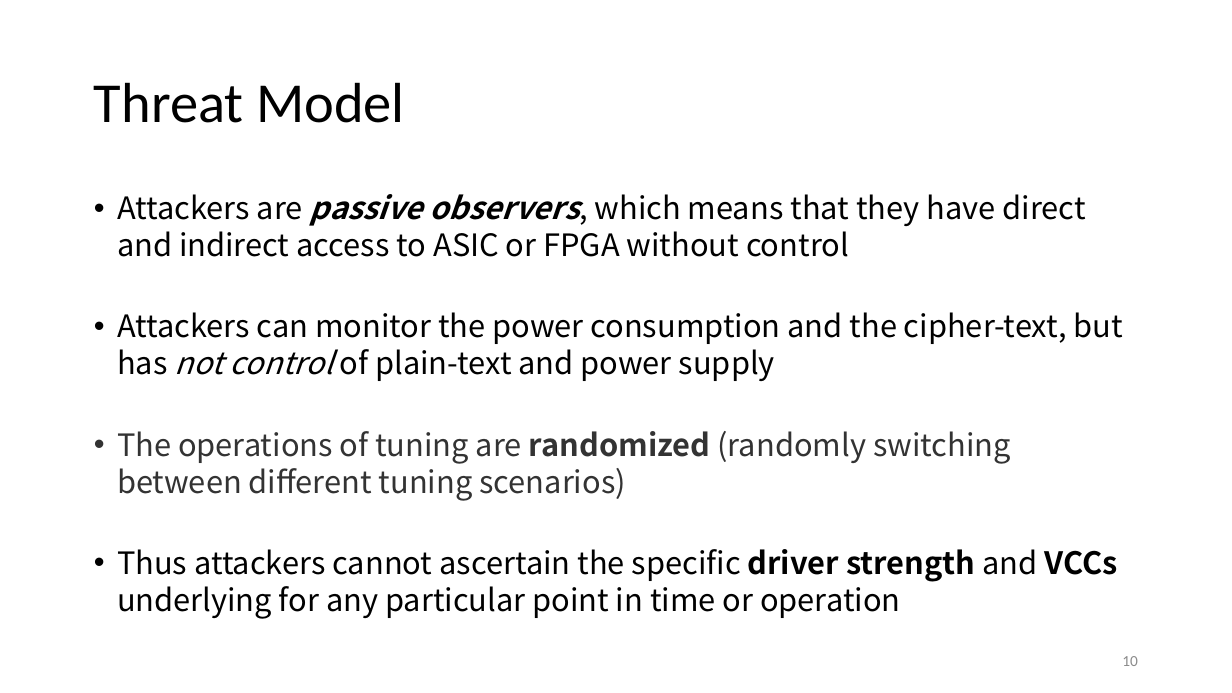
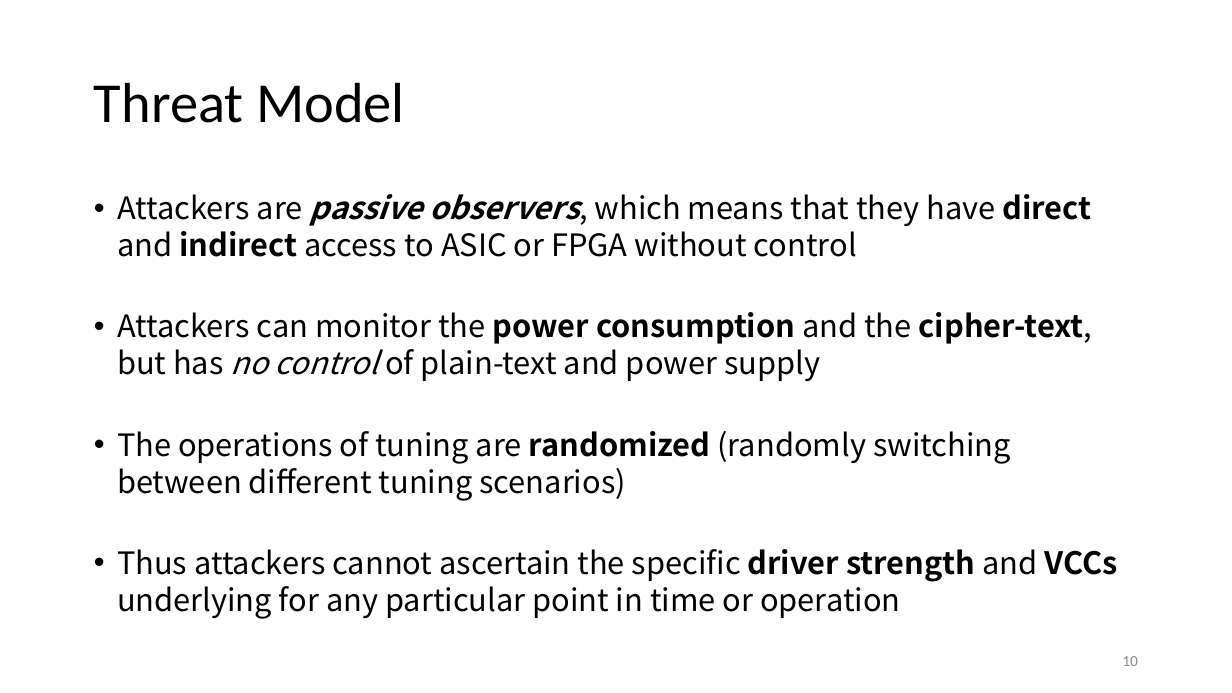
Before and after one commit to Pacific-Feng-Studuies/Studied-Papers, a slide deck: slide 11 of GM/X-Volt Joint Tuning of Driver Strengths and Supply Voltages/X-Volt Joint Tuning of Driver Strengths and Supply Voltages.pptx. Drawn at 1232x693 pixels with LibreOffice and Linux fonts; fonts in the diff are those of the drawing. Boxes give left, top, right and bottom in pixels: in the first picture for what was removed or moved away, otherwise in the second. Text is boxed around its words. In the diff, an @@ line names an element or a change of style, - is before the commit and + after.

```diff
--- a/GM/X-Volt Joint Tuning of Driver Strengths and Supply Voltages/X-Volt Joint Tuning of Driver Strengths and Supply Voltages.pptx
+++ b/GM/X-Volt Joint Tuning of Driver Strengths and Supply Voltages/X-Volt Joint Tuning of Driver Strengths and Supply Voltages.pptx
@@ text at (x1=117, y1=194, x2=1092, y2=501): bold on in "direct indirect"; text colour #333333 to #000000 in "The operations of tuning are randomized (randomly ..." @@
@@ text at (x1=117, y1=312, x2=1093, y2=381): text changed @@
-• Attackers can monitor the power consumption and the cipher-text, but has not control of plain-text and power supply
+• Attackers can monitor the power consumption and the cipher-text, but has no control of plain-text and power supply
```
Also in this commit, not shown: 14 other slides changed, 3 slides added, 1 slide removed.
